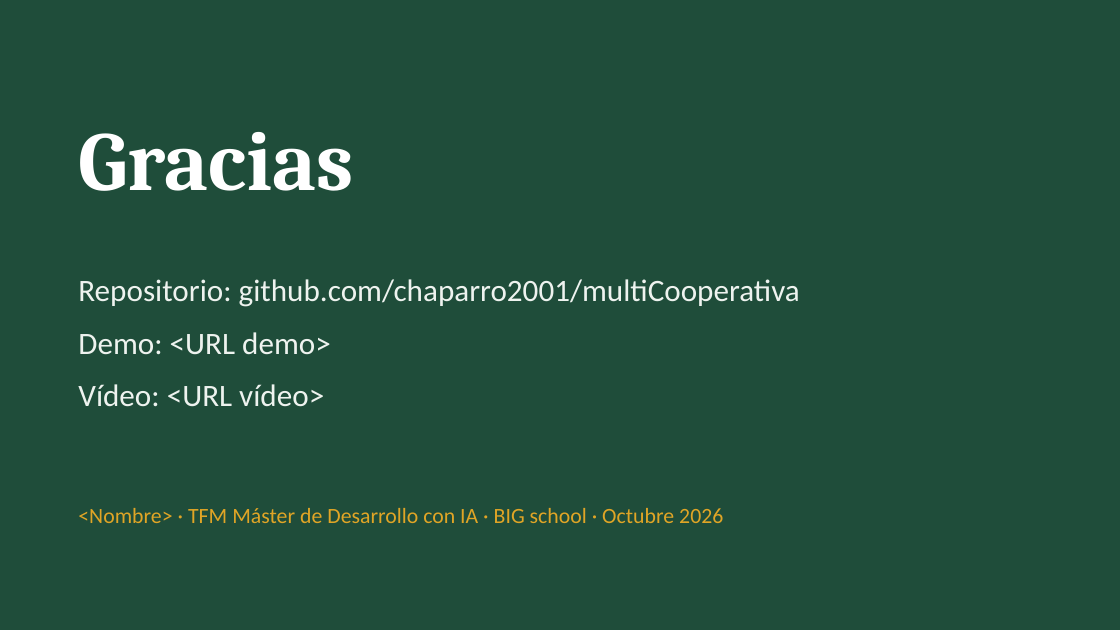
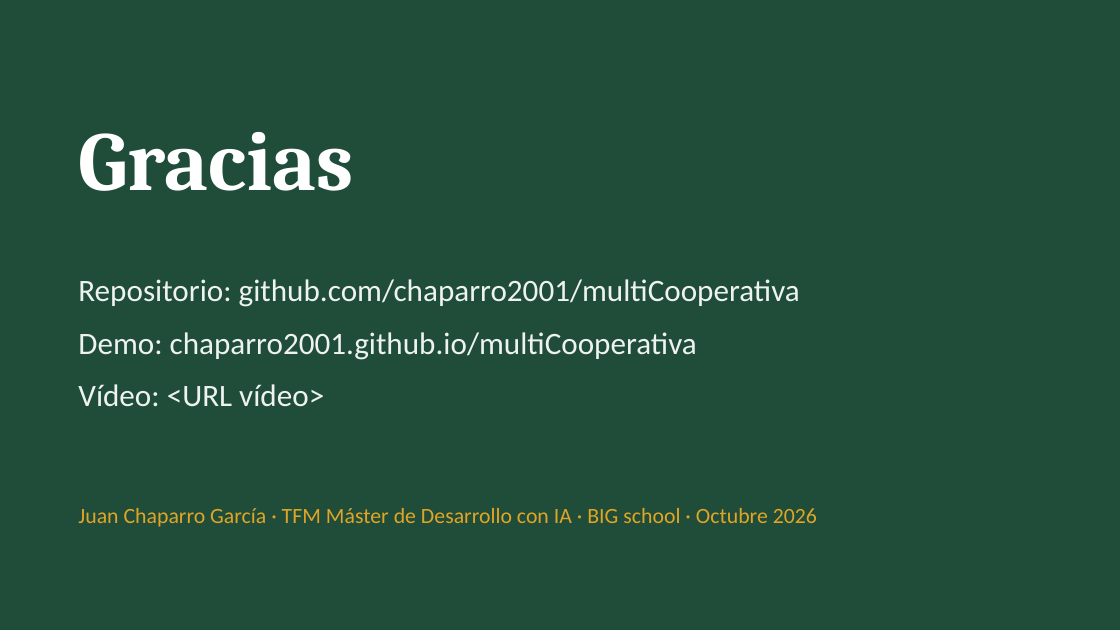
Before and after one commit to chaparro2001/multiCooperativa, a slide deck: slide 14 of docs/slides/multicooperativa-tfm.pptx. Drawn at 1120x630 pixels with LibreOffice and Linux fonts; fonts in the diff are those of the drawing. Boxes give left, top, right and bottom in pixels: in the first picture for what was removed or moved away, otherwise in the second. Text is boxed around its words. In the diff, an @@ line names an element or a change of style, - is before the commit and + after.

```diff
--- a/docs/slides/multicooperativa-tfm.pptx
+++ b/docs/slides/multicooperativa-tfm.pptx
@@ text at [78, 332, 697, 360]: text changed @@
-Demo: <URL demo>
+Demo: chaparro2001.github.io/multiCooperativa
@@ text at [78, 508, 817, 527]: text changed @@
-<Nombre> · TFM Máster de Desarrollo con IA · BIG school · Octubre 2026
+Juan Chaparro García · TFM Máster de Desarrollo con IA · BIG school · Octubre 2026
```
Also in this commit, not shown: 3 other slides changed, 3 other files.
